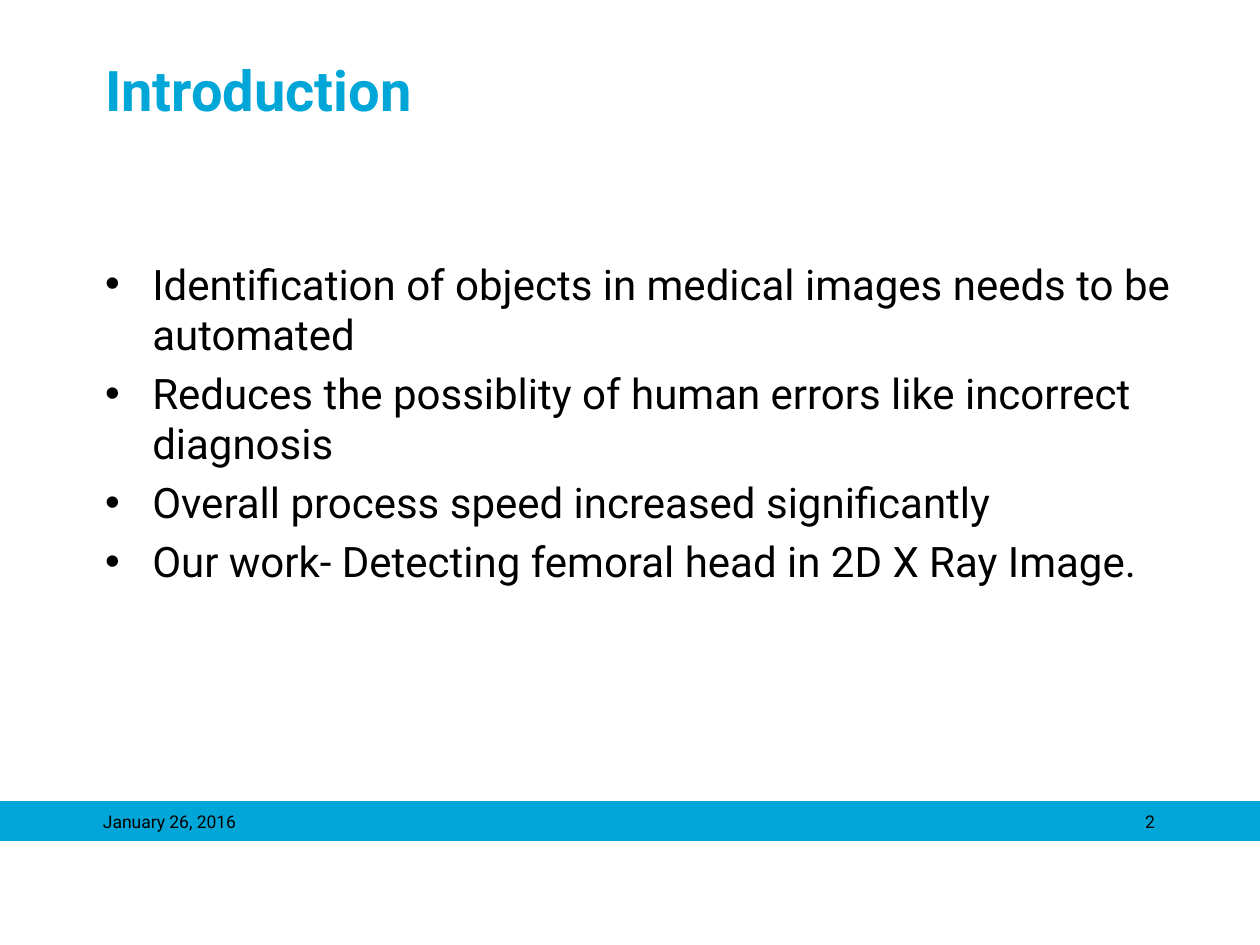
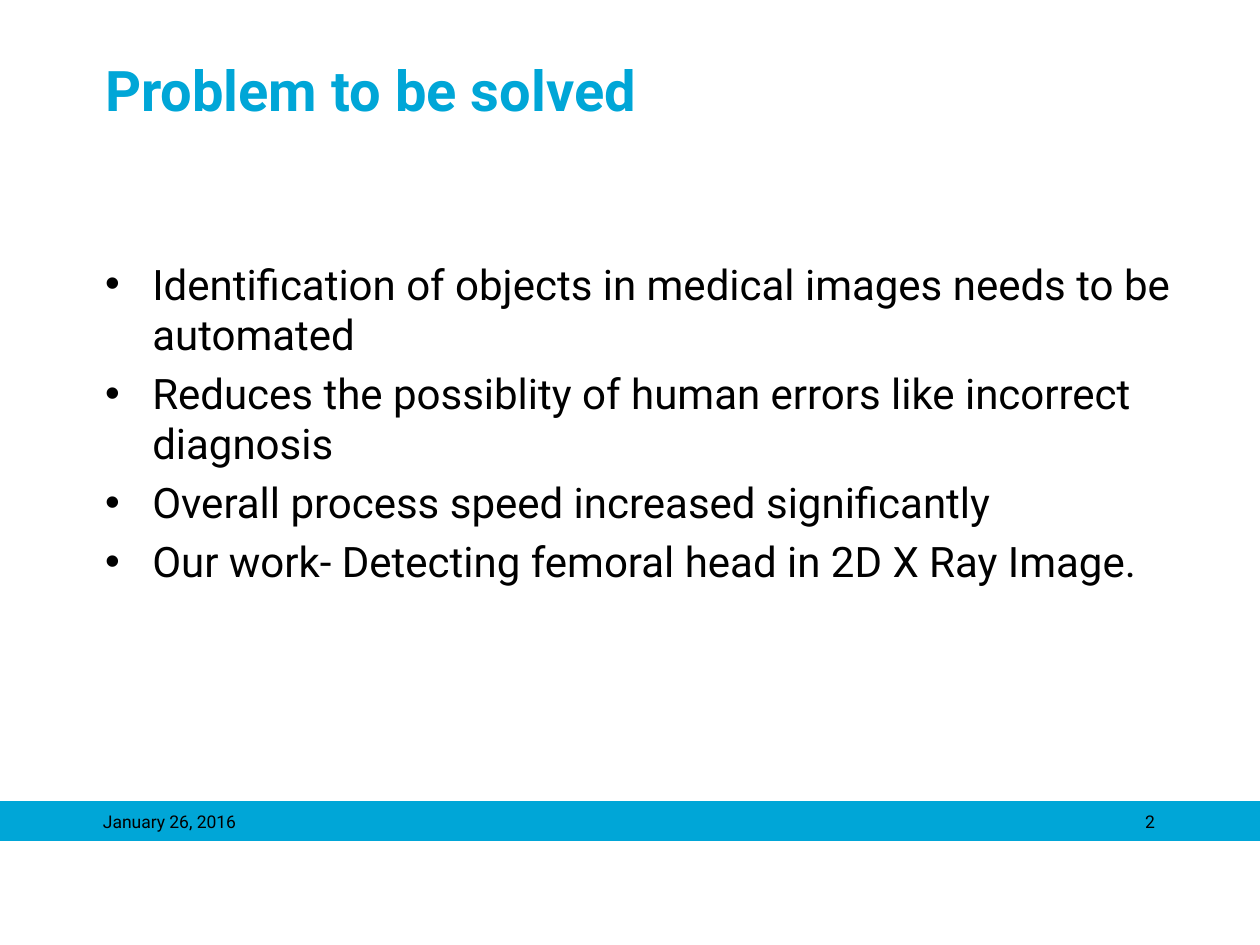
Before and after one commit to mariasv/MM_MedVis_Project, a slide deck: slide 2 of Object Detection in Medical Images.pptx. Drawn at 1260x945 pixels with LibreOffice and Linux fonts; fonts in the diff are those of the drawing; background and template pictures are left out. Boxes give left, top, right and bottom in pixels: in the first picture for what was removed or moved away, otherwise in the second. Text is boxed around its words. In the diff, an @@ line names an element or a change of style, - is before the commit and + after.

Commit message:
changes in ppt

```diff
--- a/Object Detection in Medical Images.pptx
+++ b/Object Detection in Medical Images.pptx
@@ title at box(105, 69, 636, 112): text changed @@
-Introduction
+Problem to be solved
```
Also in this commit, not shown: 2 slides added.
